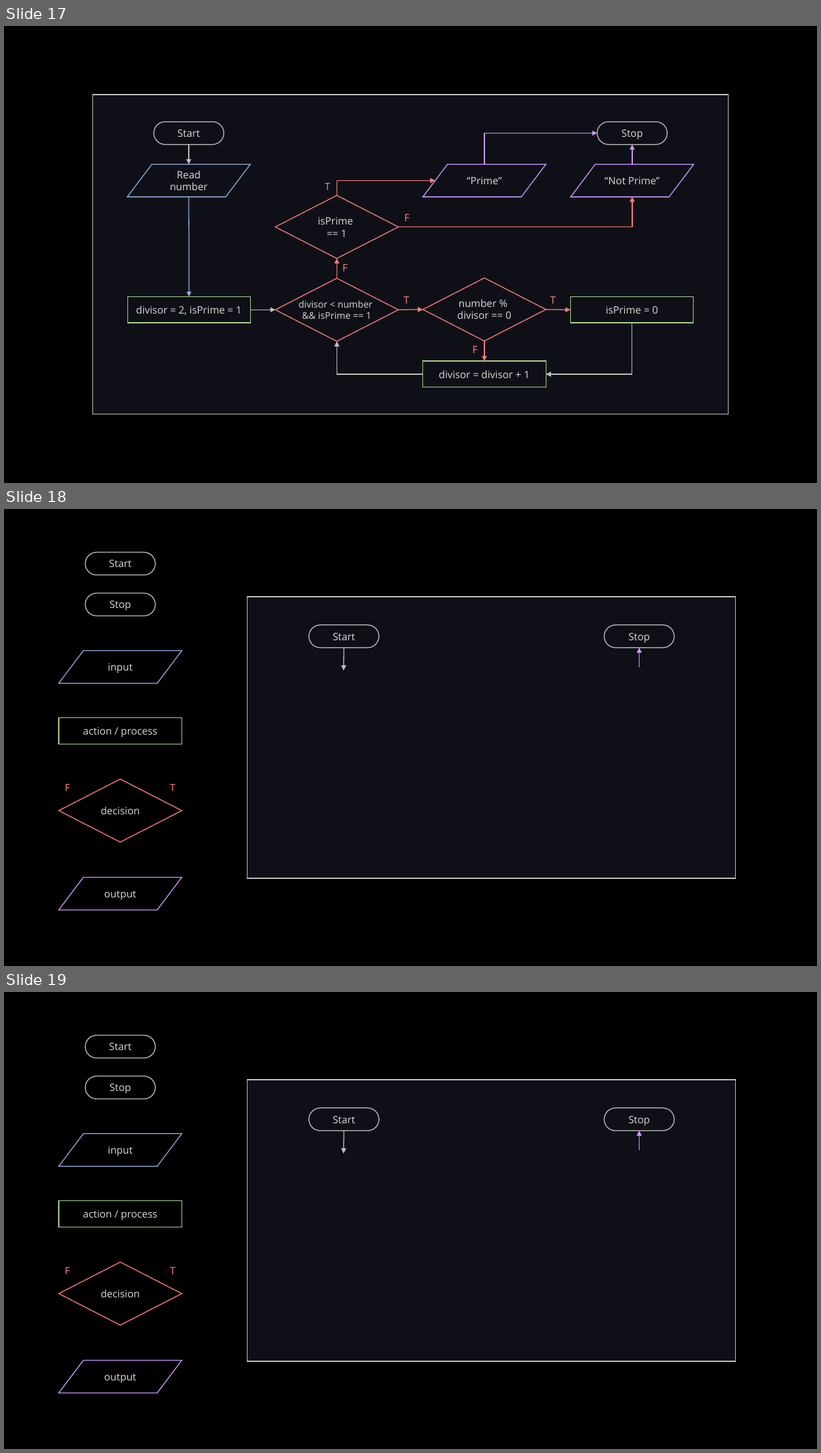
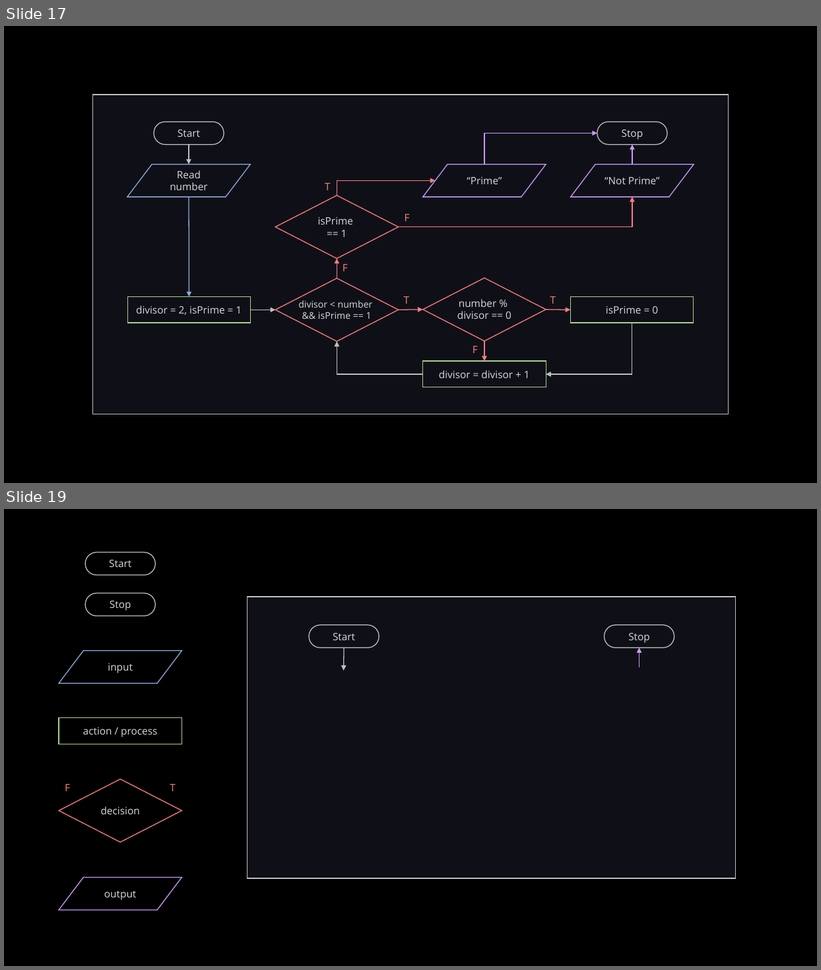
Before and after one commit to LimJY03/JavaMatriculation, a slide deck: Past Year Theory Questions/Resources/resources.pptx. Shown one above the other, each under a label of ours: slides 17, 18 and 19 before the commit, slides 17 and 19 after it; the slides between them are not shown. The pictures are 821x1453 and 821x970 pixels, drawn with LibreOffice and Linux fonts; fonts in the diff are those of the drawing. Boxes give left, top, right and bottom in pixels: in the first picture for what was removed or moved away, otherwise in the second. Text is boxed around its words. In the diff, an @@ line names an element or a change of style, - is before the commit and + after.

```diff
--- a/Past Year Theory Questions/Resources/resources.pptx
+++ b/Past Year Theory Questions/Resources/resources.pptx
@@ slide 18 removed at [4, 509, 817, 966], background #000000 @@
@@ pill shape removed at [85, 553, 155, 575] @@
-Start
@@ pill shape removed at [85, 593, 155, 616] @@
-Stop
@@ rectangle removed at [248, 597, 736, 879] @@
@@ pill shape removed at [309, 625, 379, 648] @@
-Start
@@ pill shape removed at [604, 625, 675, 648] @@
-Stop
@@ flow chart input output removed at [59, 650, 182, 683] @@
-input
@@ arrow removed from (344, 648) to (344, 671) @@
@@ arrow removed from (640, 667) to (640, 648) @@
@@ rectangle removed at [59, 718, 182, 745] @@
-action / process
@@ diamond removed at [59, 779, 182, 843] @@
-decision
@@ text removed at [65, 784, 70, 791] @@
-F
@@ text removed at [170, 784, 176, 791] @@
-T
@@ flow chart input output removed at [59, 877, 182, 910] @@
-output
```
Also in this commit, not shown: 1 slide added, 1 other file.
